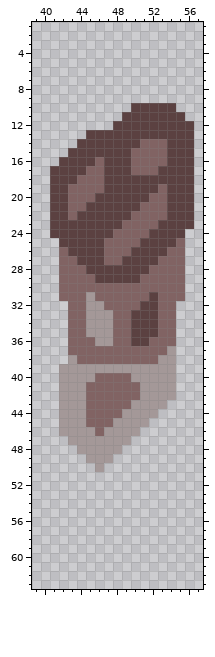
One commit to this pixel-art sprite: sprites/units/ground/Wreck-leg.png. Above, as it was before the edit.
The file is 64x64 pixels. Shown: x 39..57, y 1..63.
New version:
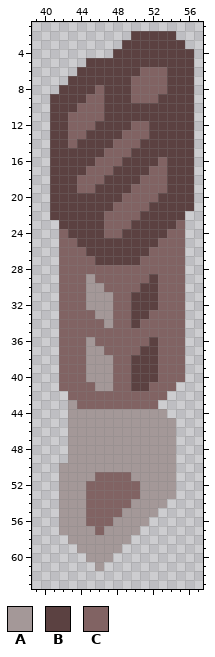
Palette (. is transparent): A #a49898  B #5b4141  C #816363
Change:
@@ x 39..57 @@
  1 ...................
- 2 ...................
- 3 ...................
- 4 ...................
- 5 ...................
- 6 ...................
- 7 ...................
- 8 ...................
- 9 ...................
-10 ...........BBBBB...
-11 ..........BBBBBBB..
-12 .........BBBBBBBBB.
-13 ......BBBBBBBBBBBB.
-14 .....BBBBBBBCCCBBB.
-15 ....BBBBBBBCCCCBBB.
-16 ...BBBBCBBBCCCCBBB.
-17 ..BBBBCCBBBCCCBBBB.
-18 ..BBBCCCBBBBBBBBBB.
-19 ..BBCCCCBBBBBBCBBB.
-20 ..BBCCCBBBBBBCCBBB.
-21 ..BBCCBBBBBBCCCBBB.
-22 ..BBCBBBBBBCCCCBBB.
-23 ..BBBBBBBBCCCCBBBB.
-24 ..BBBBBBBCCCCBBBB..
-25 ...BBBBBCCCCBBBBC..
-26 ...CBBBBCCCBBBBCC..
-27 ...CCBBBCCBBBBCCC..
-28 ...CCCBBBBBBBCCCC..
-29 ...CCCCBBBBBCCCCC..
-30 ...CCCCCCCCCCCCCC..
-31 ...CCCACCCCCCBCCC..
-32 ....CCAACCCCBBCC...
-33 ....CCAAACCBBBCC...
-34 ....CCAAACCBBBCC...
-35 ....CCAAACCBBBCC...
-36 ....CCCAACCBBCCC...
-37 ....CCCCCCCCCCCA...
-38 ....ACCCCCCCCCAA...
-39 ...AAAAAAAAAAAAA...
-40 ...AAAACCCCAAAAA...
-41 ...AAACCCCCCAAAA...
-42 ...AAACCCCCCAAAA...
-43 ...AAACCCCCAAAA....
-44 ...AAACCCCAAAA.....
-45 ...AAACCCAAAA......
-46 ...AAAACAAAA.......
-47 ....AAAAAAA........
-48 .....AAAAA.........
-49 ......AAA..........
-50 .......A...........
-51 ...................
-52 ...................
-53 ...................
-54 ...................
-55 ...................
-56 ...................
-57 ...................
-58 ...................
-59 ...................
-60 ...................
-61 ...................
+ 2 ...........BBBBB...
+ 3 ..........BBBBBBB..
+ 4 .........BBBBBBBBB.
+ 5 ......BBBBBBBBBBBB.
+ 6 .....BBBBBBBCCCBBB.
+ 7 ....BBBBBBBCCCCBBB.
+ 8 ...BBBBCBBBCCCCBBB.
+ 9 ..BBBBCCBBBCCCBBBB.
+10 ..BBBCCCBBBBBBBBBB.
+11 ..BBCCCCBBBBBBBBBB.
+12 ..BBCCCBBBBCCBBBBB.
+13 ..BBCCBBBBCCCBBBBB.
+14 ..BBCBBBBCCCBBBBBB.
+15 ..BBBBBBCCCBBBBBBB.
+16 ..BBBBBCCCBBBBCBBB.
+17 ..BBBBCCCBBBBCCBBB.
+18 ..BBBCCCBBBBCCCBBB.
+19 ..BBBCCBBBBCCCCBBB.
+20 ..BBBBBBBBCCCCBBBB.
+21 ..BBBBBBBCCCCBBBBB.
+22 ..BBBBBBCCCCBBBBB..
+23 ...BBBBBCCCBBBBBC..
+24 ...CBBBBCCBBBBBCC..
+25 ...CCBBBBBBBBBCCC..
+26 ...CCCBBBBBBBCCCC..
+27 ...CCCCBBBBBCCCCC..
+28 ...CCCCCCCCCCCCCC..
+29 ...CCCACCCCCCBCCC..
+30 ...CCCAACCCCBBCCC..
+31 ...CCCAAACCBBBCCC..
+32 ...CCCAAACCBBBCCC..
+33 ...CCCCAACCBBCCCC..
+34 ...CCCCCACCBCCCCC..
+35 ...CCCCCCCCCCCCCC..
+36 ...CCCACCCCCCBCCC..
+37 ...CCCAACCCCBBCCC..
+38 ...CCCAAACCBBBCCC..
+39 ...CCCAAACCBBBCCC..
+40 ...CCCAAACCBBBCCC..
+41 ...CCCCAACCBBCCC...
+42 ....CCCCCCCCCCC....
+43 ....ACCCCCCCCC.....
+44 ....AAAAAAAAAAA....
+45 ....AAAAAAAAAAAA...
+46 ....AAAAAAAAAAAA...
+47 ....AAAAAAAAAAAA...
+48 ....AAAAAAAAAAAA...
+49 ....AAAAAAAAAAAA...
+50 ...AAAAAAAAAAAAA...
+51 ...AAAACCCCAAAAA...
+52 ...AAACCCCCCAAAA...
+53 ...AAACCCCCCAAAA...
+54 ...AAACCCCCAAAA....
+55 ...AAACCCCAAAA.....
+56 ...AAACCCAAAA......
+57 ...AAAACAAAA.......
+58 ....AAAAAAA........
+59 .....AAAAA.........
+60 ......AAA..........
+61 .......A...........
 62 ...................
